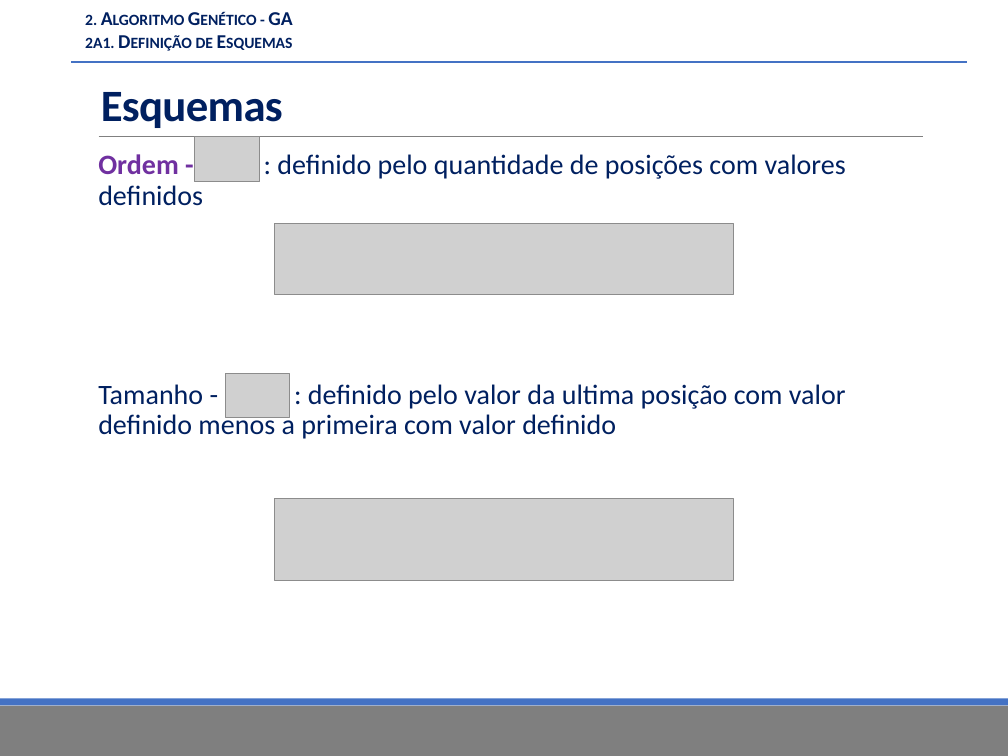
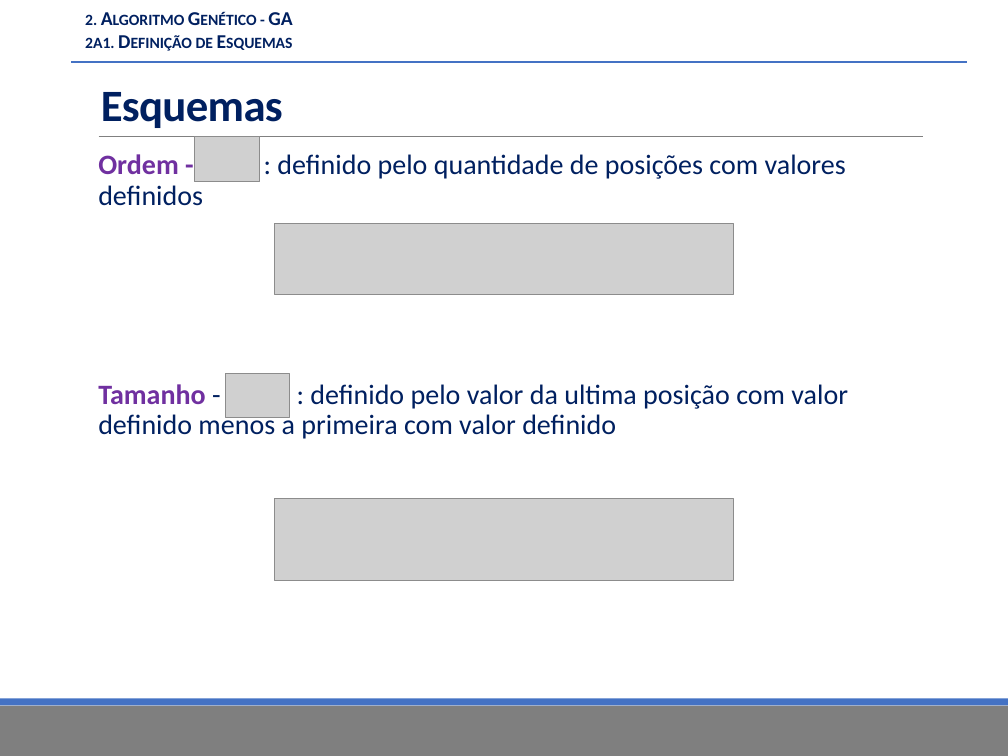
Before and after one commit to fkay/TCC-Monografia, a slide deck: slide 13 of Apresentação/TCC.pptx. Drawn at 1008x756 pixels with LibreOffice and Linux fonts; fonts in the diff are those of the drawing; grey boxes stand for pictures; background and template pictures are left out. Boxes give left, top, right and bottom in pixels: in the first picture for what was removed or moved away, otherwise in the second. Text is boxed around its words. In the diff, an @@ line names an element or a change of style, - is before the commit and + after.

```diff
--- a/Apresentação/TCC.pptx
+++ b/Apresentação/TCC.pptx
@@ text at <box>98,384,848,439</box>: text colour #002060 to #7030A0, bold on in "Tamanho" @@
```
Also in this commit, not shown: 5 other slides changed, 29 slides added, 3 other files.
